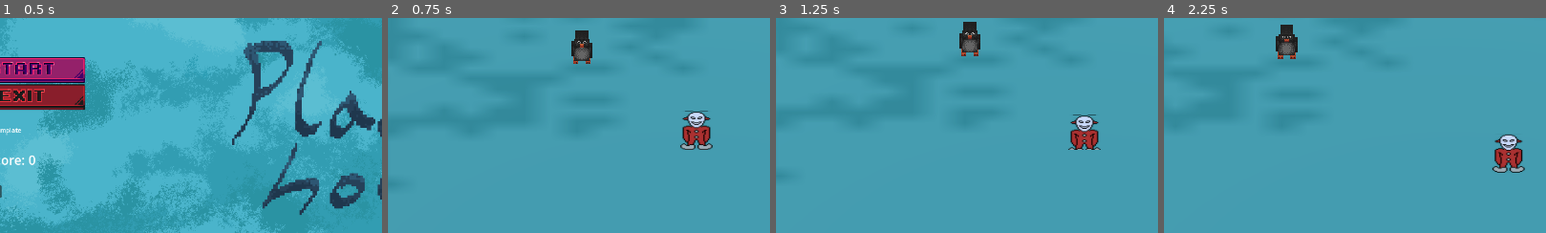
Above: before the commit, frames 1-4 (left to right).
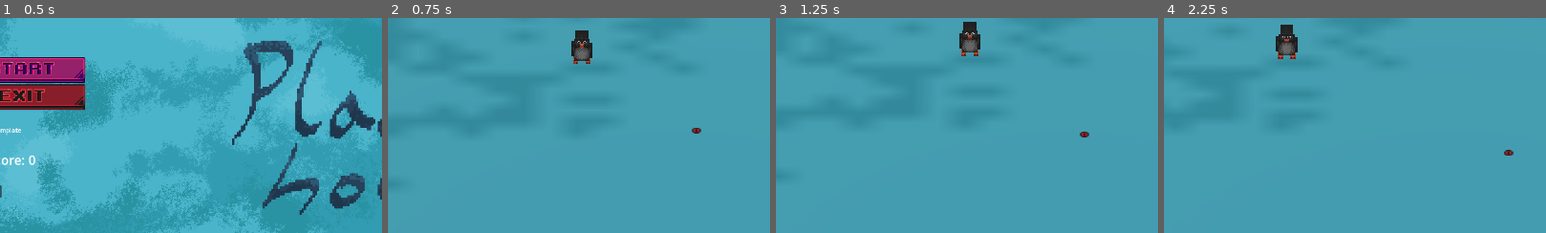
Above: after the commit, the same moments.

Repository: CodingBigTime/GGJ-2024
Game: Godot game, scene res://scenes/ui/main_menu.tscn
Same seed, same stepped clock (60 frames per second), same inputs: the game is played once before the commit and once after it.
Inputs (mouse positions are % of the whole screen's width and height, from its top left):
- Up to frame 1 (0.5 s): no input
- Up to frame 2 (0.75 s): click (12, 37) at 0.5 s
- Up to frame 3 (1.25 s): no input
- Up to frame 4 (2.25 s): hold D (move_right) 1.28-2.03 s; tap Space (jump) at 1.35, 1.52, 1.82, 2.1 s; hold S (move_down) from 2.03 s (still down)
The pictures show only the part of the screen within x 10-60%, y 24-74%; the shares and areas given below are measured in that part.

Frame 1 is identical in both runs. In frame 2, 1.1% of the frame differs, in the area x 76-85%, y 43-62%; in frame 3, 1.0%; in frame 4, 1.1%.

Commit message:
added villager moved with main character

Diff:
--- a/actors/DevilClown/devil_clown.gd
+++ b/actors/DevilClown/devil_clown.gd
@@ -1,6 +1,7 @@
 extends CharacterBody3D
 
 signal died
+signal position_signal(position: Vector3)
 
 const SPEED = 5.0
 const JUMP_VELOCITY = 4.5
@@ -18,6 +19,7 @@
 var gravity = ProjectSettings.get_setting("physics/3d/default_gravity")
 
 func _physics_process(delta):
+	position_signal.emit(position)
 	if Input.is_action_just_pressed("menu"):
 		died.emit()
 
--- /dev/null
+++ b/actors/Villager/villager.gd
@@ -0,0 +1,41 @@
+class_name Villager
+extends CharacterBody3D
+
+signal died
+
+const SPEED = 5.0
+const JUMP_VELOCITY = 4.5
+
+# Get the gravity from the project settings to be synced with RigidBody nodes.
+var gravity = ProjectSettings.get_setting("physics/3d/default_gravity")
+var player_position = Vector3()
+
+
+func _physics_process(delta):
+	if Input.is_action_just_pressed("menu"):
+		died.emit()
+
+	# Add the gravity.
+	if not is_on_floor():
+		velocity.y -= gravity * delta
+
+	# Handle jump.
+	if Input.is_action_just_pressed("jump") and is_on_floor():
+		velocity.y = JUMP_VELOCITY
+
+	# Get the input direction and handle the movement/deceleration.
+	# As good practice, you should replace UI actions with custom gameplay actions.
+	var input_dir = Input.get_vector("move_left", "move_right", "move_up", "move_down")
+	var direction = (transform.basis * Vector3(input_dir.x, 0, input_dir.y)).normalized()
+	if direction:
+		velocity.x = direction.x * SPEED
+		velocity.z = direction.z * SPEED
+	else:
+		velocity.x = move_toward(velocity.x, 0, SPEED)
+		velocity.z = move_toward(velocity.z, 0, SPEED)
+
+	move_and_slide()
+
+
+func _update_player_pos(player_pos):
+	player_position = player_pos
--- /dev/null
+++ b/actors/Villager/villager.tscn
@@ -0,0 +1,17 @@
+[gd_scene load_steps=4 format=3 uid="uid://lhi1oicjack5"]
+
+[ext_resource type="Script" path="res://actors/Villager/villager.gd" id="1_metc8"]
+[ext_resource type="Texture2D" uid="uid://ch1urjux36k1l" path="res://assets/sprites/eye.png" id="2_1uodw"]
+
+[sub_resource type="CapsuleShape3D" id="CapsuleShape3D_qn5ys"]
+height = 1.5
+
+[node name="Villager" type="CharacterBody3D"]
+script = ExtResource("1_metc8")
+
+[node name="CollisionShape3D" type="CollisionShape3D" parent="."]
+shape = SubResource("CapsuleShape3D_qn5ys")
+
+[node name="Sprite3D" type="Sprite3D" parent="."]
+billboard = 1
+texture = ExtResource("2_1uodw")
--- /dev/null
+++ b/scenes/VillagerFactory.gd
@@ -0,0 +1,17 @@
+extends Node3D
+
+signal player_position_signal(player_pos: Vector3)
+
+var villager = preload("res://actors/Villager/villager.tscn")
+var player_position: Vector3 = Vector3()
+
+
+# Called when the node enters the scene tree for the first time.
+func _ready():
+	var villager_instance: Villager = villager.instantiate()
+	player_position_signal.connect(villager_instance._update_player_pos)
+	villager_instance.position = Vector3(2, 2, 2)
+
+
+func _on_devil_clown_position_signal(position):
+	player_position_signal.emit(position)
--- a/scenes/main.tscn
+++ b/scenes/main.tscn
@@ -1,10 +1,11 @@
-[gd_scene load_steps=7 format=3 uid="uid://bkeoa3pkcfgbc"]
+[gd_scene load_steps=8 format=3 uid="uid://cutufnxtwvh8g"]
 
 [ext_resource type="Script" path="res://scenes/main.gd" id="1_qr7om"]
 [ext_resource type="Script" path="res://scenes/cameras/camera_3d_orthogonal_follow.gd" id="2_hrcrx"]
 [ext_resource type="PackedScene" uid="uid://3630s2wnw678" path="res://assets/models/pingu/pingu.gltf" id="2_qb03g"]
 [ext_resource type="Texture2D" uid="uid://dq12x7vt5ci6s" path="res://assets/surface/ground.png" id="3_onrk0"]
 [ext_resource type="PackedScene" uid="uid://lhi1oicjack5" path="res://actors/DevilClown/devil_clown.tscn" id="4_l66fv"]
+[ext_resource type="Script" path="res://scenes/VillagerFactory.gd" id="6_mfuef"]
 
 [sub_resource type="StandardMaterial3D" id="StandardMaterial3D_l082c"]
 albedo_texture = ExtResource("3_onrk0")
@@ -32,3 +33,11 @@
 
 [node name="DevilClown" parent="." instance=ExtResource("4_l66fv")]
 transform = Transform3D(1, 0, 0, 0, 1, 0, 0, 0, 1, 0, 2, 0)
+
+[node name="VillagerFactory" type="Node3D" parent="."]
+script = ExtResource("6_mfuef")
+
+[node name="Timer" type="Timer" parent="VillagerFactory"]
+
+[connection signal="position_signal" from="DevilClown" to="VillagerFactory" method="_on_devil_clown_position_signal"]
+[connection signal="timeout" from="VillagerFactory/Timer" to="VillagerFactory" method="_on_timer_timeout"]
--- a/scenes/ui/main_menu.gd
+++ b/scenes/ui/main_menu.gd
@@ -7,8 +7,6 @@
 }
 
 const MAIN_SCENE_FILE = "res://scenes/main.tscn"
-const TEST_2D_SCENE_FILE = "res://scenes/testing/main_2d.tscn"
-const TEST_3D_SCENE_FILE = "res://scenes/testing/main_3d.tscn"
 
 @export var game_scene: GameScene = GameScene.MAIN
 
@@ -20,18 +18,7 @@
 
 func start_game():
 	var scene: String
-	match game_scene:
-		GameScene.MAIN:
-			scene = MAIN_SCENE_FILE
-		GameScene.TEST_2D:
-			scene = TEST_2D_SCENE_FILE
-		GameScene.TEST_3D:
-			scene = TEST_3D_SCENE_FILE
-		_:
-			printerr("Invalid game scene: " + str(game_scene))
-			return
-
-	get_tree().change_scene_to_file(scene)
+	get_tree().change_scene_to_file(MAIN_SCENE_FILE)
 
 
 func quit_game():
Not shown: 1 places in scenes/cameras/camera_3d_orthogonal_follow.tscn that only renumber resources
